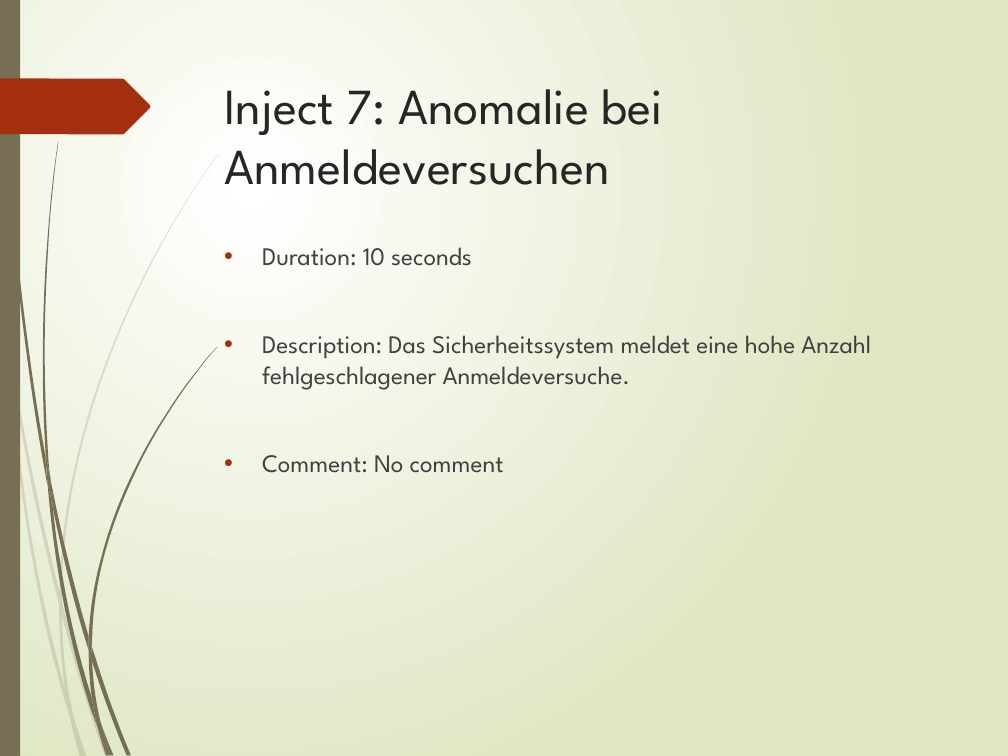
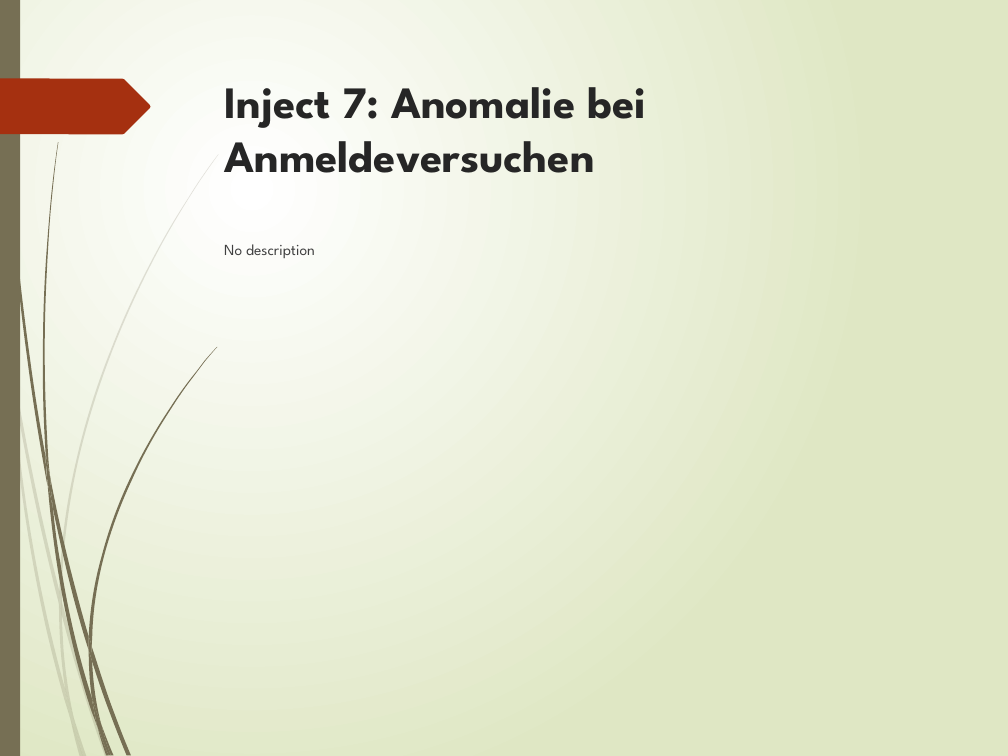
Before and after one commit to cidies/dryrun, a slide deck: slide 9 of static/Ransomware_Angriff_-_Pharma_Batchumgebung_presentation.pptx. Drawn at 1008x756 pixels with LibreOffice and Linux fonts; fonts in the diff are those of the drawing. Boxes give left, top, right and bottom in pixels: in the first picture for what was removed or moved away, otherwise in the second. Text is boxed around its words. In the diff, an @@ line names an element or a change of style, - is before the commit and + after.

```diff
--- a/static/Ransomware_Angriff_-_Pharma_Batchumgebung_presentation.pptx
+++ b/static/Ransomware_Angriff_-_Pharma_Batchumgebung_presentation.pptx
@@ title "Inject 7: Anomalie bei Anmeldeversuchen" at <box>224,87,646,173</box>: size 36 to 32 pt, bold on @@
@@ text at <box>224,244,315,258</box>: text changed; size 18 to 11 pt @@
-• Duration: 10 seconds
-• Description: Das Sicherheitssystem meldet eine hohe Anzahl fehlgeschlagener Anmeldeversuche.
-• Comment: No comment
+No description
```
Also in this commit, not shown: 7 other slides changed, 2 slides added, 2 slides removed, 7 other files.
